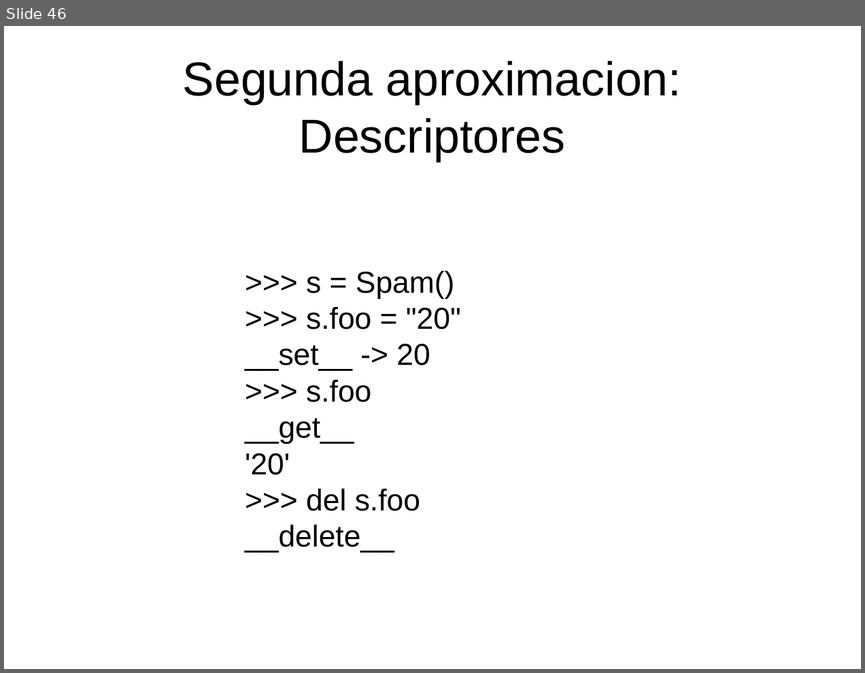
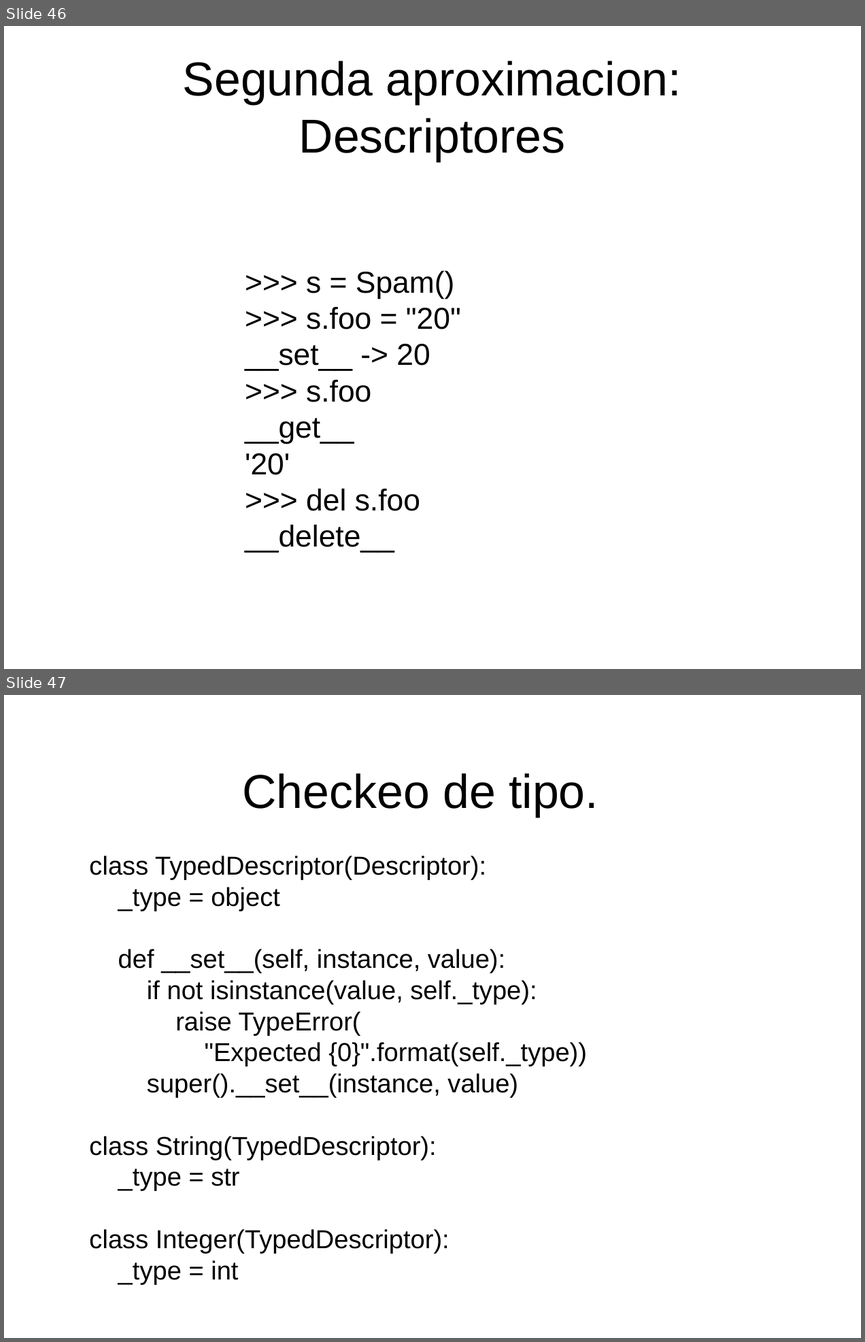
Before and after one commit to niwinz/niwi-slides, a slide deck: meta-py3/slides.odp. Shown one above the other, each under a label of ours: slide 46 before the commit, slides 46 and 47 after it. The pictures are 865x673 and 865x1342 pixels, drawn with LibreOffice and Linux fonts; fonts in the diff are those of the drawing. Boxes give left, top, right and bottom in pixels: in the first picture for what was removed or moved away, otherwise in the second. Text is boxed around its words. In the diff, an @@ line names an element or a change of style, - is before the commit and + after.

```diff
--- a/meta-py3/slides.odp
+++ b/meta-py3/slides.odp
@@ slide 47 added at [4, 695, 861, 1338], background #FFFFFF @@
@@ title added at [242, 773, 598, 817], 44 pt, text #000000 @@
+Checkeo de tipo.
@@ text added at [89, 855, 587, 1285], 24 pt, text #000000 @@
+class TypedDescriptor(Descriptor):
+_type = object
+def __set__(self, instance, value):
+if not isinstance(value, self._type):
+raise TypeError(
+"Expected {0}".format(self._type))
+super().__set__(instance, value)
+class String(TypedDescriptor):
+_type = str
+class Integer(TypedDescriptor):
+_type = int
```
Also in this commit, not shown: 2 slides changed, 18 other slides added.
